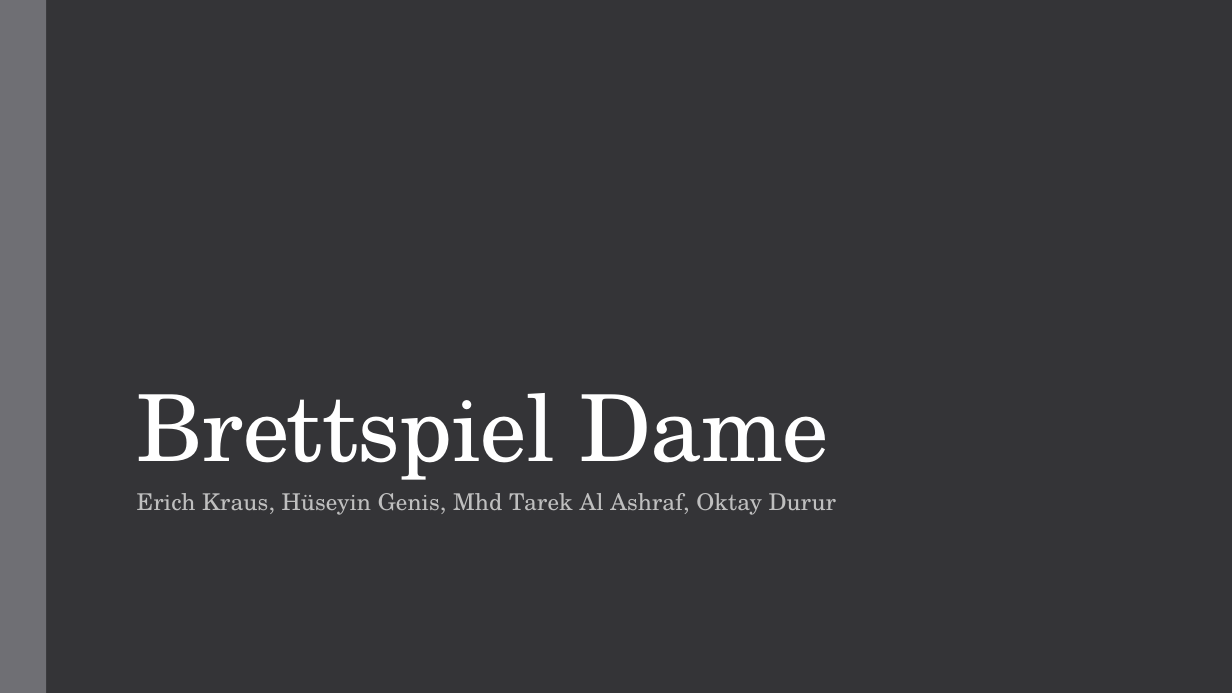
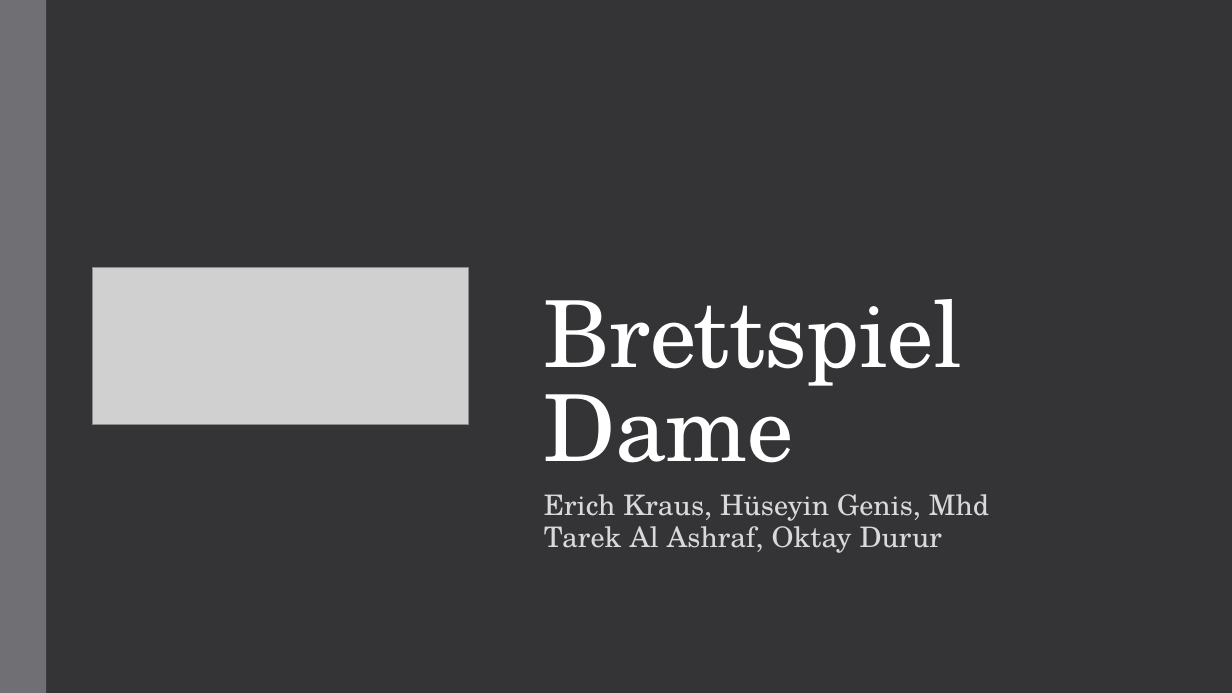
Before and after one commit to diablo24x/dame, a slide deck: slide 1 of Brettspiel Dame.pptx. Drawn at 1232x693 pixels with LibreOffice and Linux fonts; fonts in the diff are those of the drawing; grey boxes stand for pictures. Boxes give left, top, right and bottom in pixels: in the first picture for what was removed or moved away, otherwise in the second. Text is boxed around its words. In the diff, an @@ line names an element or a change of style, - is before the commit and + after.

```diff
--- a/Brettspiel Dame.pptx
+++ b/Brettspiel Dame.pptx
@@ title "Brettspiel Dame" rewrapped from (x1=137, y1=393, x2=830, y2=480) to (x1=544, y1=299, x2=962, y2=463) @@
@@ picture added at (x1=92, y1=268, x2=469, y2=425) @@
@@ subtitle "Erich Kraus, Hüseyin Genis, Mhd ..." moved from (x1=137, y1=493, x2=837, y2=515) to (x1=544, y1=494, x2=989, y2=553) @@
@@ subtitle "Erich Kraus, Hüseyin Genis, Mhd ..." at (x1=544, y1=494, x2=989, y2=553): size 18 to 22 pt, text colour #BFBFBF to #D9D9D9 @@
```
Also in this commit, not shown: 4 other slides changed.
